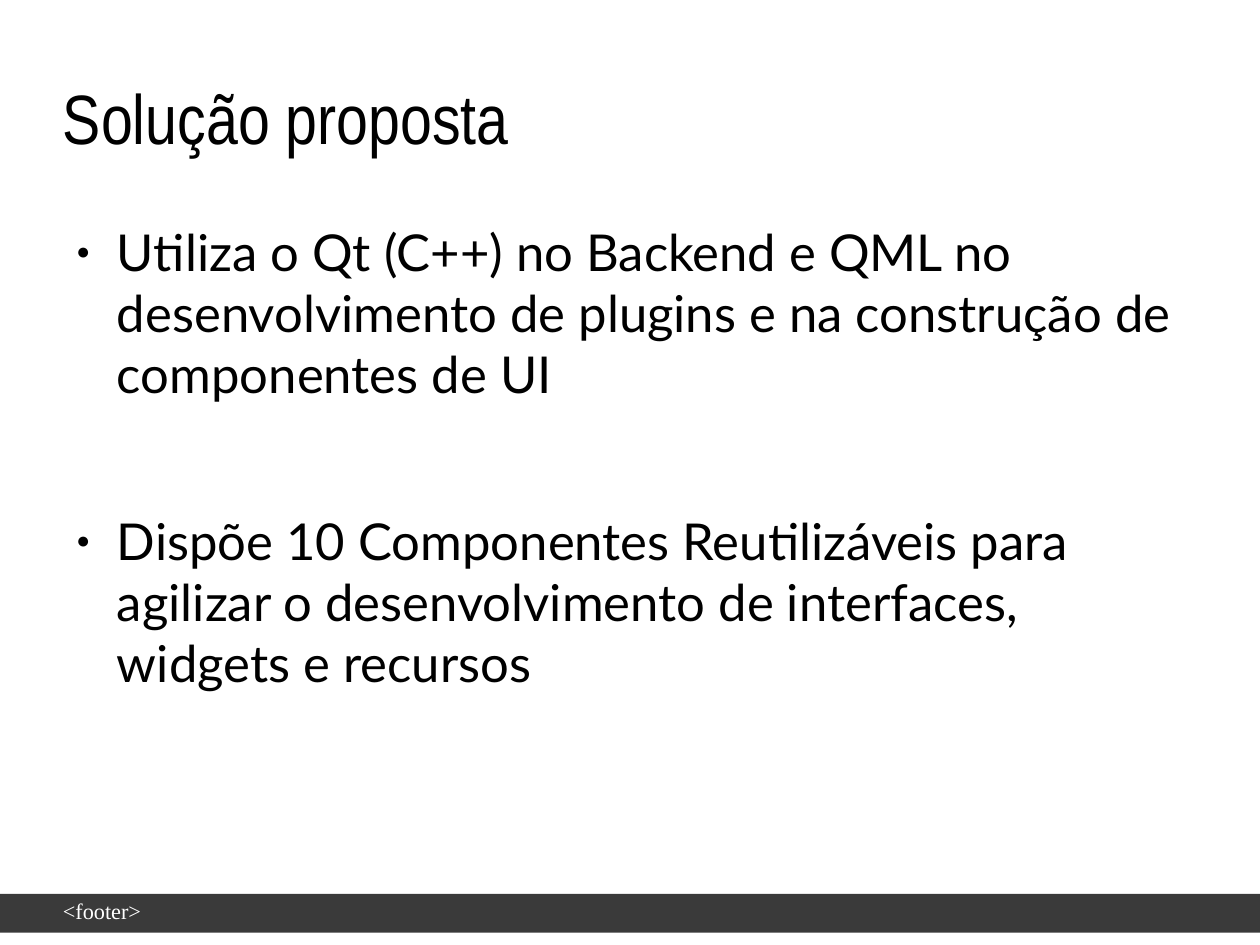
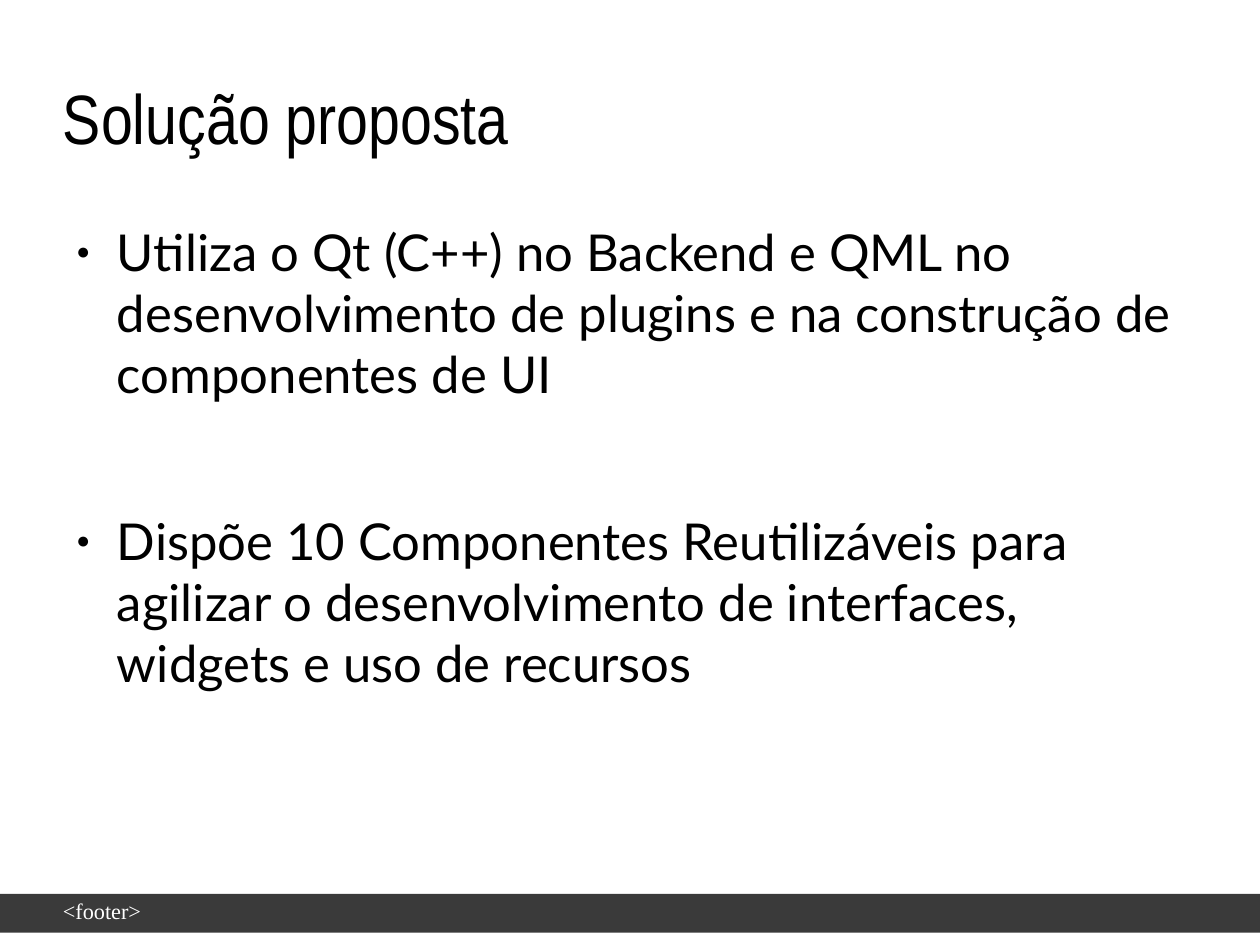
Before and after one commit to enoquesantos/tcc-latex, a slide deck: slide 7 of slide-defesa/Apresentação-EnoqueJoseneas.odp (slide 6 before the commit). Drawn at 1260x945 pixels with LibreOffice and Linux fonts; fonts in the diff are those of the drawing; background and template pictures are left out. Boxes give left, top, right and bottom in pixels: in the first picture for what was removed or moved away, otherwise in the second. Text is boxed around its words. In the diff, an @@ line names an element or a change of style, - is before the commit and + after.

```diff
--- a/slide-defesa/Apresentação-EnoqueJoseneas.odp
+++ b/slide-defesa/Apresentação-EnoqueJoseneas.odp
@@ text at bbox=[117, 522, 1068, 692]: text changed @@
-● Dispõe 10 Componentes Reutilizáveis para agilizar o desenvolvimento de interfaces, widgets e recursos
+● Dispõe 10 Componentes Reutilizáveis para agilizar o desenvolvimento de interfaces, widgets e uso de recursos
```
Also in this commit, not shown: 6 other slides changed, 9 slides added, 2 slides removed, 1 other file.
